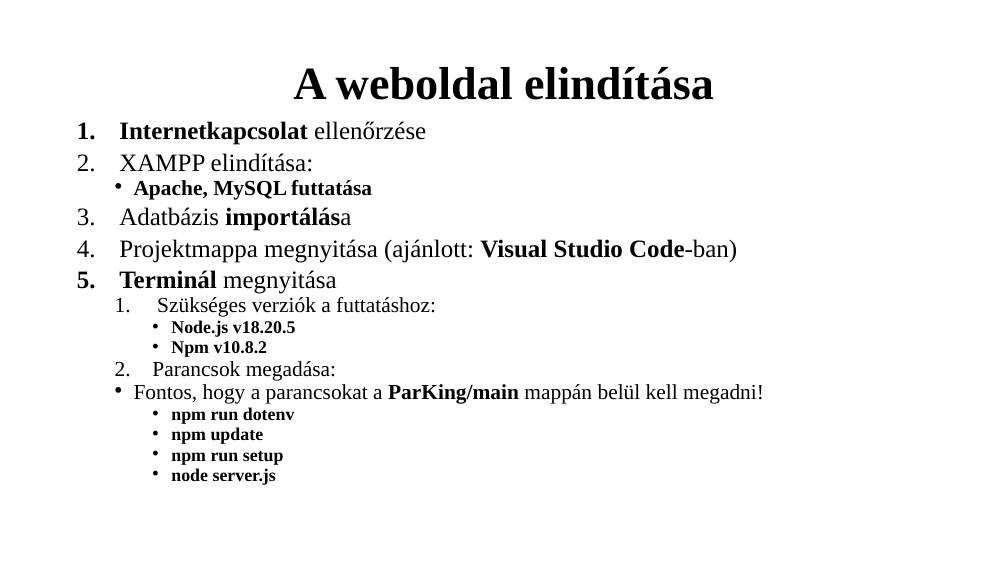
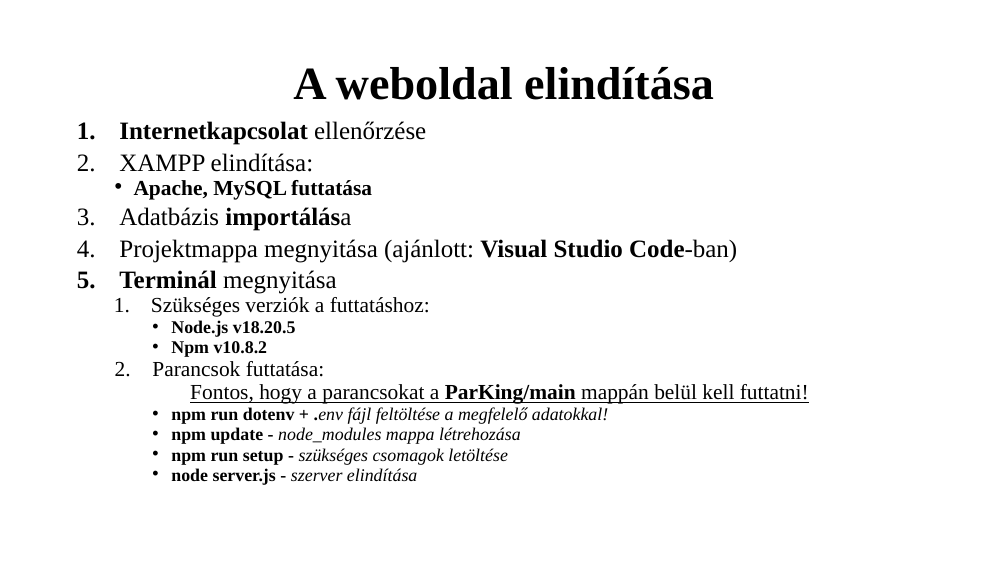
Before and after one commit to K0RN3L07/ParKing, a slide deck: slide 6 of Dokumentumok/ParKing-prezentacio.pptx. Drawn at 1008x567 pixels with LibreOffice and Linux fonts; fonts in the diff are those of the drawing. Boxes give left, top, right and bottom in pixels: in the first picture for what was removed or moved away, otherwise in the second. Text is boxed around its words. In the diff, an @@ line names an element or a change of style, - is before the commit and + after.

Commit message:
Updated ppt

```diff
--- a/Dokumentumok/ParKing-prezentacio.pptx
+++ b/Dokumentumok/ParKing-prezentacio.pptx
@@ text at (151, 297, 430, 317): indent changed @@
@@ text at (152, 361, 809, 485): text changed; size 20.4 to 17 pt @@
-  2. Parancsok megadása:
-  • Fontos, hogy a parancsokat a ParKing/main mappán belül kell megadni!
-    • npm run dotenv
-    • npm update
-    • npm run setup
-    • node server.js
+  2. Parancsok futtatása:
+  Fontos, hogy a parancsokat a ParKing/main mappán belül kell futtatni!
+    • npm run dotenv + .env fájl feltöltése a megfelelő adatokkal!
+    • npm update - node_modules mappa létrehozása
+    • npm run setup - szükséges csomagok letöltése
+    • node server.js - szerver elindítása
```
Also in this commit, not shown: 1 other slide changed, 2 slides added, 2 other files.
